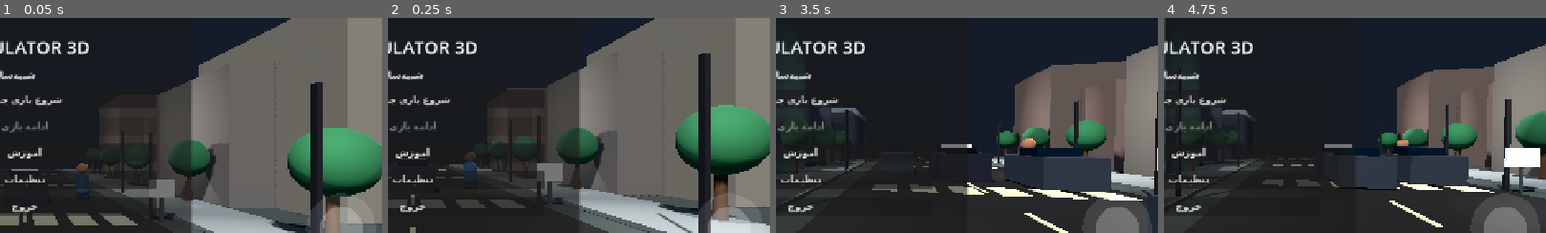
Above: before the commit, frames 1-4 (left to right).
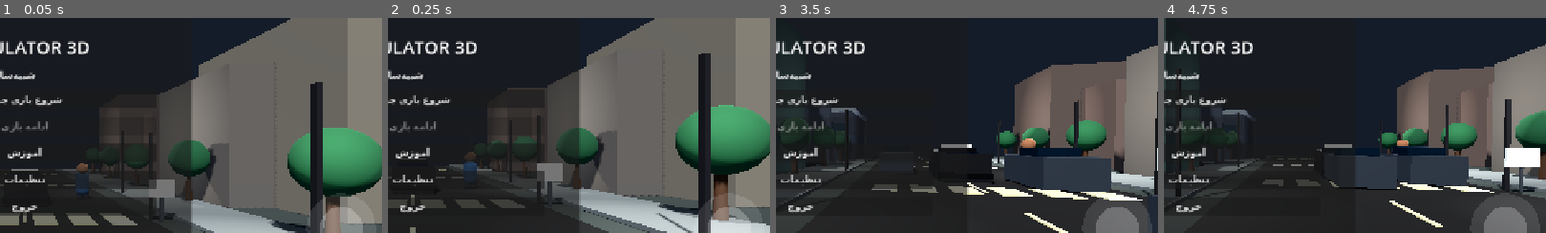
Above: after the commit, the same moments.

Repository: thedeverfankhajo-bot/PoliceSimulator3D
Game: Godot game, scene res://scenes/main/main.tscn
Same seed, same stepped clock (60 frames per second), same inputs: the game is played once before the commit and once after it.
Inputs (mouse positions are % of the whole screen's width and height, from its top left):
- Up to frame 1 (0.05 s): no input
- Up to frame 2 (0.25 s): no input
- Up to frame 3 (3.5 s): tap Enter at 0.5 s; move the mouse to (45, 70) at 0.52 s; hold W (move_forward) 0.53-1.25 s; tap E (interact) at 0.6, 2.85 s; click (45, 70) at 0.67 s; click "شروع بازی جدید" at 1.25 s; drag from (80, 65) to (45, 70) at 2.02 s; move the mouse to (20, 35) at 2.77 s; hold A (move_left) from 2.78 s (still down)
- Up to frame 4 (4.75 s): release A (move_left) at 3.5 s; drag from (55, 50) to (20, 35) at 3.52 s; move the mouse to (35, 25) at 4.27 s; hold S (move_backward) from 4.28 s (still down); tap E (interact) at 4.35 s
The pictures show only the part of the screen within x 47-97%, y 18-68%; the shares and areas given below are measured in that part.

The runs differ from the first frame. In frame 3, 0.2% of the frame differs, in the area x 41-57%, y 60-78%; in frame 4, less than 0.1%.
Error in both runs: Attempt to call function 'delete_save' in base 'null instance' on a null instance. (res://scripts/core/main.gd:223)

Commit message:
Improve police vehicle 3D detailing

Diff:
--- a/scenes/vehicles/police_vehicle.tscn
+++ b/scenes/vehicles/police_vehicle.tscn
@@ -1,75 +1,88 @@
-[gd_scene load_steps=15 format=3]
+[gd_scene load_steps=20 format=3]
 
 [ext_resource type="Script" path="res://scripts/vehicles/police_vehicle.gd" id="1_vehicle"]
 
 [sub_resource type="BoxShape3D" id="BoxShape_vehicle"]
 size = Vector3(2.0, 1.2, 4.2)
-
 [sub_resource type="BoxMesh" id="BoxMesh_vehicle"]
 size = Vector3(2.0, 1.2, 4.2)
-
 [sub_resource type="StandardMaterial3D" id="Material_vehicle"]
-albedo_color = Color(0.06, 0.08, 0.12, 1)
-roughness = 0.75
-
+albedo_color = Color(0.035, 0.055, 0.085, 1)
+roughness = 0.58
+metallic = 0.2
+[sub_resource type="BoxMesh" id="BoxMesh_hood"]
+size = Vector3(1.7, 0.18, 1.25)
+[sub_resource type="StandardMaterial3D" id="Material_white"]
+albedo_color = Color(0.88, 0.9, 0.92, 1)
+roughness = 0.48
 [sub_resource type="CylinderMesh" id="WheelMesh"]
 top_radius = 0.38
 bottom_radius = 0.38
 height = 0.22
-
 [sub_resource type="StandardMaterial3D" id="WheelMaterial"]
-albedo_color = Color(0.015, 0.015, 0.018, 1)
-roughness = 0.9
-
+albedo_color = Color(0.012, 0.014, 0.018, 1)
+roughness = 0.92
 [sub_resource type="BoxMesh" id="BoxMesh_roof"]
 size = Vector3(1.5, 0.22, 1.0)
 [sub_resource type="StandardMaterial3D" id="Material_roof"]
-albedo_color = Color(0.035, 0.045, 0.07, 1)
-roughness = 0.35
+albedo_color = Color(0.03, 0.04, 0.065, 1)
+roughness = 0.32
 [sub_resource type="BoxMesh" id="BoxMesh_window"]
 size = Vector3(1.55, 0.42, 1.65)
 [sub_resource type="StandardMaterial3D" id="Material_window"]
-albedo_color = Color(0.035, 0.10, 0.14, 1)
-metallic = 0.15
-roughness = 0.2
+albedo_color = Color(0.025, 0.095, 0.14, 1)
+metallic = 0.18
+roughness = 0.16
 [sub_resource type="BoxMesh" id="BoxMesh_bar"]
 size = Vector3(1.35, 0.16, 0.34)
 [sub_resource type="StandardMaterial3D" id="Material_bar"]
-albedo_color = Color(0.85, 0.9, 0.95, 1)
+albedo_color = Color(0.78, 0.84, 0.92, 1)
 emission_enabled = true
-emission = Color(0.7, 0.8, 1, 1)
-emission_energy_multiplier = 2.0
+emission = Color(0.35, 0.55, 1, 1)
+emission_energy_multiplier = 2.5
+[sub_resource type="BoxMesh" id="BoxMesh_bumper"]
+size = Vector3(2.05, 0.24, 0.22)
+[sub_resource type="StandardMaterial3D" id="Material_bumper"]
+albedo_color = Color(0.08, 0.09, 0.10, 1)
+metallic = 0.65
+roughness = 0.34
 
 [node name="PoliceVehicle" type="VehicleBody3D" groups=["police_vehicle"]]
 script = ExtResource("1_vehicle")
 mass = 1400.0
 center_of_mass_mode = 1
 center_of_mass = Vector3(0, -0.35, 0)
-
 [node name="CollisionShape3D" type="CollisionShape3D" parent="."]
 position = Vector3(0, 0.6, 0)
 shape = SubResource("BoxShape_vehicle")
-
 [node name="Visual" type="MeshInstance3D" parent="."]
 position = Vector3(0, 0.6, 0)
 mesh = SubResource("BoxMesh_vehicle")
 material_override = SubResource("Material_vehicle")
-
+[node name="Hood" type="MeshInstance3D" parent="."]
+position = Vector3(0, 1.23, -1.25)
+mesh = SubResource("BoxMesh_hood")
+material_override = SubResource("Material_white")
 [node name="Roof" type="MeshInstance3D" parent="."]
-position = Vector3(0, 1.35, 0.0)
+position = Vector3(0, 1.35, 0)
 mesh = SubResource("BoxMesh_roof")
 material_override = SubResource("Material_roof")
-
 [node name="WindowBand" type="MeshInstance3D" parent="."]
 position = Vector3(0, 1.05, -0.15)
 mesh = SubResource("BoxMesh_window")
 material_override = SubResource("Material_window")
-
 [node name="LightBar" type="MeshInstance3D" parent="."]
 position = Vector3(0, 1.5, -0.05)
 mesh = SubResource("BoxMesh_bar")
 material_override = SubResource("Material_bar")
-
+[node name="FrontBumper" type="MeshInstance3D" parent="."]
+position = Vector3(0, 0.28, -2.13)
+mesh = SubResource("BoxMesh_bumper")
+material_override = SubResource("Material_bumper")
+[node name="RearBumper" type="MeshInstance3D" parent="."]
+position = Vector3(0, 0.28, 2.13)
+mesh = SubResource("BoxMesh_bumper")
+material_override = SubResource("Material_bumper")
 [node name="FrontLeftWheel" type="VehicleWheel3D" parent="."]
 position = Vector3(-0.85, 0.38, -1.35)
 wheel_radius = 0.38
@@ -78,7 +91,6 @@
 use_as_traction = false
 use_as_steering = true
 wheel_friction_slip = 1.0
-
 [node name="FrontRightWheel" type="VehicleWheel3D" parent="."]
 position = Vector3(0.85, 0.38, -1.35)
 wheel_radius = 0.38
@@ -87,7 +99,6 @@
 use_as_traction = false
 use_as_steering = true
 wheel_friction_slip = 1.0
-
 [node name="RearLeftWheel" type="VehicleWheel3D" parent="."]
 position = Vector3(-0.85, 0.38, 1.35)
 wheel_radius = 0.38
@@ -96,7 +107,6 @@
 use_as_traction = true
 use_as_steering = false
 wheel_friction_slip = 1.0
-
 [node name="RearRightWheel" type="VehicleWheel3D" parent="."]
 position = Vector3(0.85, 0.38, 1.35)
 wheel_radius = 0.38
@@ -105,36 +115,30 @@
 use_as_traction = true
 use_as_steering = false
 wheel_friction_slip = 1.0
-
 [node name="WheelVisualFrontLeft" type="MeshInstance3D" parent="."]
 position = Vector3(-0.85, 0.38, -1.35)
 rotation_degrees = Vector3(0, 0, 90)
 mesh = SubResource("WheelMesh")
 material_override = SubResource("WheelMaterial")
-
 [node name="WheelVisualFrontRight" type="MeshInstance3D" parent="."]
 position = Vector3(0.85, 0.38, -1.35)
 rotation_degrees = Vector3(0, 0, 90)
 mesh = SubResource("WheelMesh")
 material_override = SubResource("WheelMaterial")
-
 [node name="WheelVisualRearLeft" type="MeshInstance3D" parent="."]
 position = Vector3(-0.85, 0.38, 1.35)
 rotation_degrees = Vector3(0, 0, 90)
 mesh = SubResource("WheelMesh")
 material_override = SubResource("WheelMaterial")
-
 [node name="WheelVisualRearRight" type="MeshInstance3D" parent="."]
 position = Vector3(0.85, 0.38, 1.35)
 rotation_degrees = Vector3(0, 0, 90)
 mesh = SubResource("WheelMesh")
 material_override = SubResource("WheelMaterial")
-
 [node name="SirenLight" type="OmniLight3D" parent="."]
 position = Vector3(0, 1.45, -0.15)
 omni_range = 7.0
 light_energy = 0.0
 shadow_enabled = false
-
 [node name="ExitPoint" type="Marker3D" parent="."]
 position = Vector3(2.2, 0.0, 0.0)
